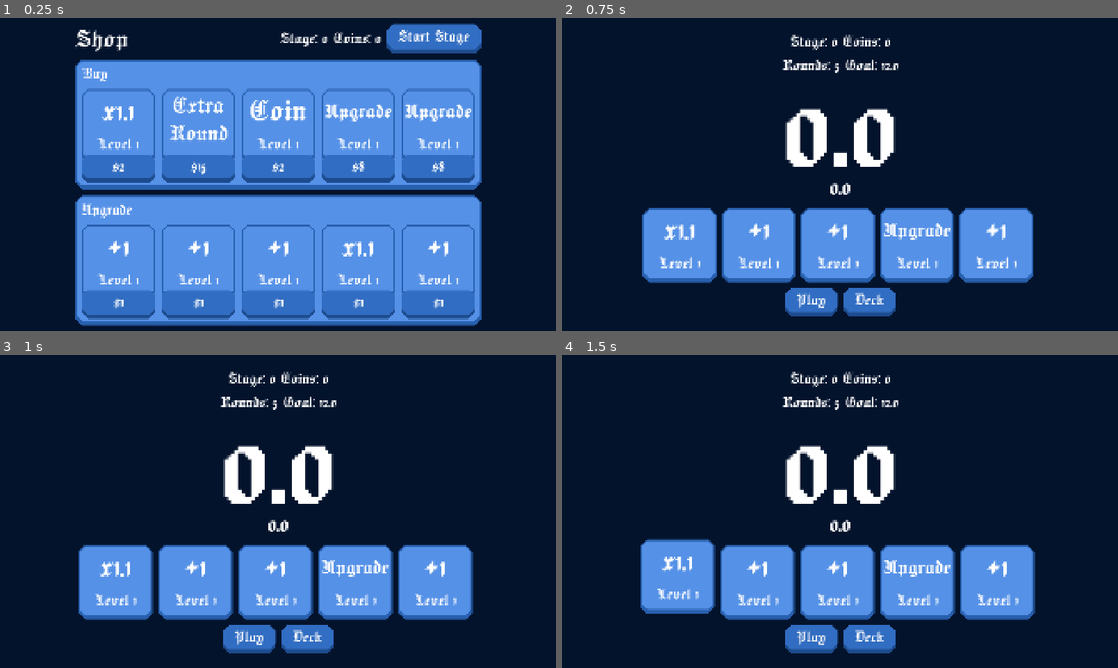
Above: before the commit, frames 1-4 (two rows, left to right).
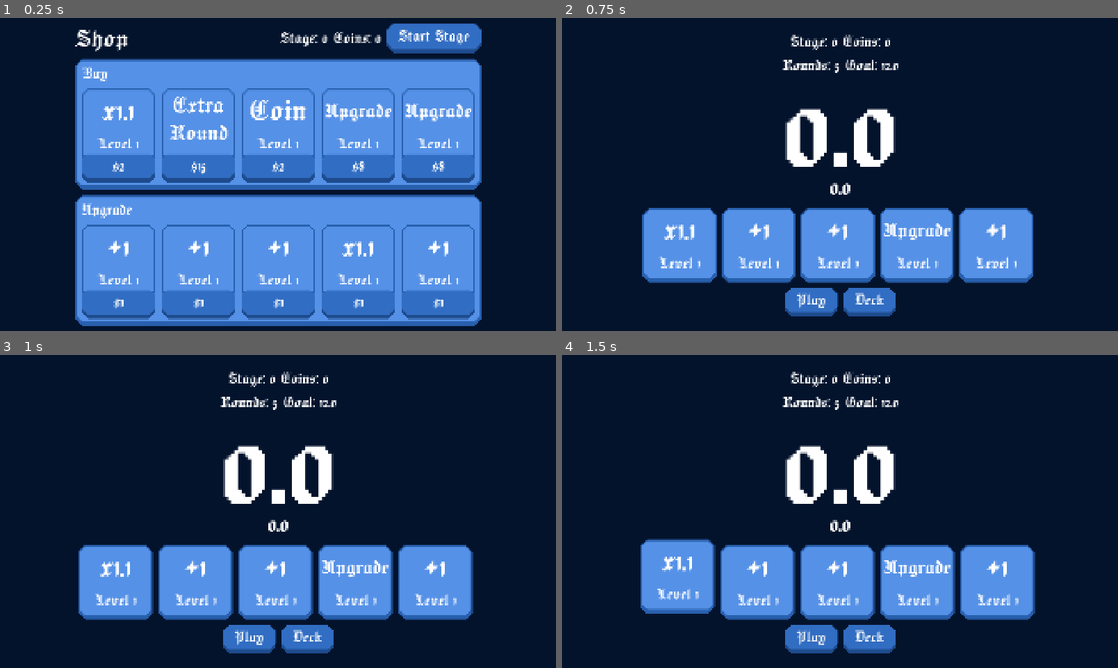
Above: after the commit, the same moments.

Repository: billyhawkes/card-game
Game: Godot game, scene res://scenes/shop/shop.tscn
The game is run twice, just before and just after one commit, with the same random seed, the same clock (stepped at 60 frames per second) and the same inputs. This scene is started directly instead of the project's main scene.
Inputs:
- Up to frame 1 (0.25 s): no input
- Up to frame 2 (0.75 s): click "Start Stage" at 0.5 s
- Up to frame 3 (1 s): no input
- Up to frame 4 (1.5 s): click "Play" at 1.25 s

The runs differ from the first frame. In frame 1, 1.8% of the frame differs, in the area x 13-87%, y 1-99%; in frame 2, nothing differs; in frame 3, nothing differs; in frame 4, nothing differs.

Commit message:
fix: shop mobile view streching

Diff:
--- a/scenes/shop/shop.tscn
+++ b/scenes/shop/shop.tscn
@@ -8,12 +8,15 @@
 
 [node name="HUD" type="MarginContainer" parent="."]
 custom_minimum_size = Vector2(1440, 0)
-anchors_preset = 13
+anchors_preset = 8
 anchor_left = 0.5
+anchor_top = 0.5
 anchor_right = 0.5
-anchor_bottom = 1.0
-offset_left = -466.5
-offset_right = 466.5
+anchor_bottom = 0.5
+offset_left = -720.0
+offset_top = -540.5
+offset_right = 720.0
+offset_bottom = 540.5
 grow_horizontal = 2
 grow_vertical = 2
 
@@ -37,8 +40,8 @@
 text = "Start Stage"
 
 [node name="Panel" type="Panel" parent="HUD/VBoxContainer"]
+custom_minimum_size = Vector2(0, 450)
 layout_mode = 2
-size_flags_vertical = 3
 
 [node name="MarginContainer" type="MarginContainer" parent="HUD/VBoxContainer/Panel"]
 layout_mode = 1
@@ -61,8 +64,8 @@
 size_flags_vertical = 3
 
 [node name="Panel2" type="Panel" parent="HUD/VBoxContainer"]
+custom_minimum_size = Vector2(0, 450)
 layout_mode = 2
-size_flags_vertical = 3
 
 [node name="MarginContainer" type="MarginContainer" parent="HUD/VBoxContainer/Panel2"]
 layout_mode = 1
